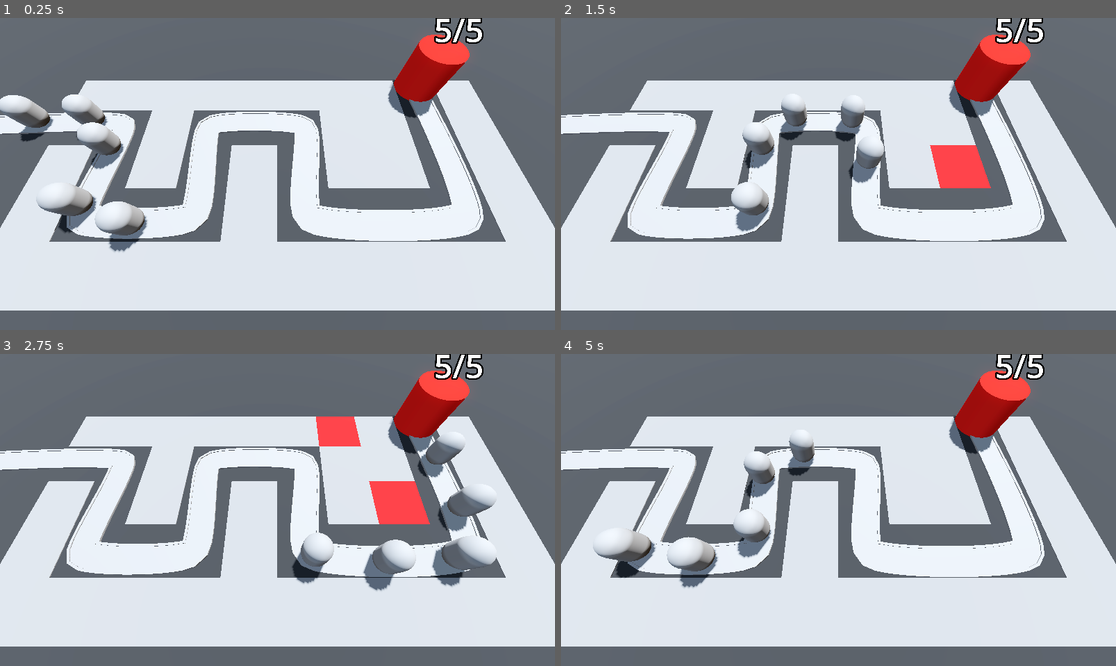
Above: before the commit, frames 1-4 (two rows, left to right).
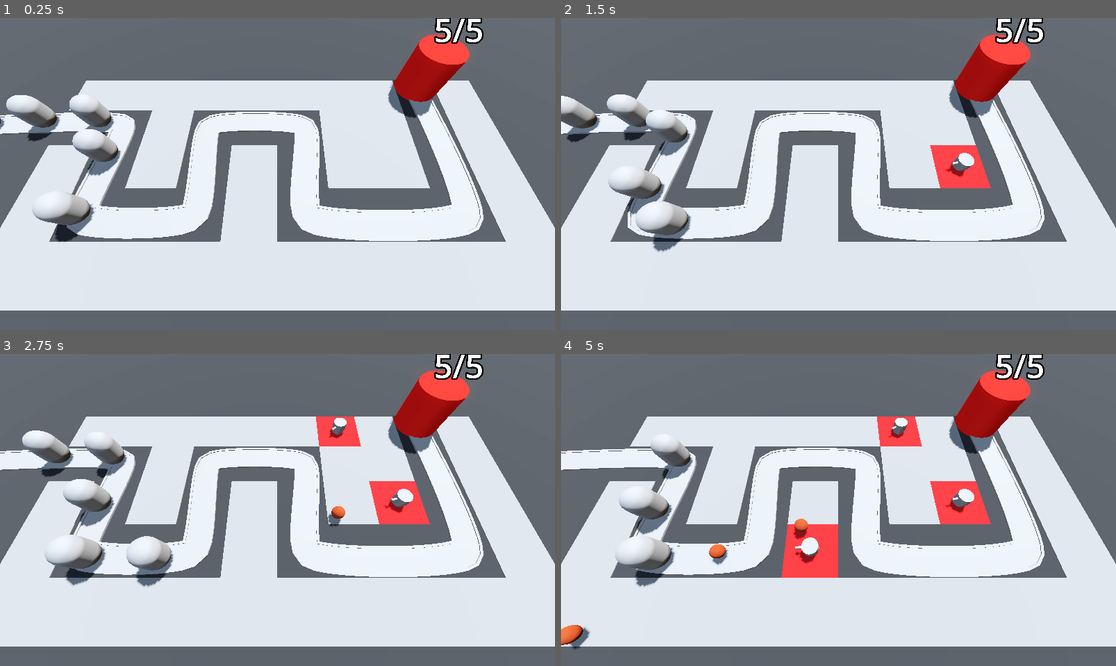
Above: after the commit, the same moments.

Repository: AllanSechrist/BarbarianBlaster
Game: Godot game, scene res://BaseLevel.tscn
Two runs of this game, one before a commit and one after it. Both use one fixed random seed, a clock stepped at 60 frames per second and the inputs below.
Inputs (mouse positions are in pixels of both pictures, inside the frame that each line leads up to):
- Up to frame 1 (0.25 s): no input
- Up to frame 2 (1.5 s): move the mouse to (960, 158) at 0.52 s; press the mouse at (960, 158) at 0.53 s; move the mouse to (727, 189) at 1.27 s; release the mouse at (727, 189) at 1.28 s; click (727, 189) at 1.35 s
- Up to frame 3 (2.75 s): move the mouse to (333, 441) at 2.02 s; press the mouse at (333, 441) at 2.03 s
- Up to frame 4 (5 s): move the mouse to (810, 572) at 2.77 s; release the mouse at (810, 572) at 2.78 s; click (810, 572) at 2.85 s; move the mouse to (1005, 556) at 3.52 s; press the mouse at (1005, 556) at 3.53 s; move the mouse to (672, 463) at 4.27 s; release the mouse at (672, 463) at 4.28 s; click (672, 463) at 4.35 s

The runs differ from the first frame. In frame 1, 3.5% of the frame differs, in the area x 0-27%, y 24-76%; in frame 2, 6.0%; in frame 3, 7.7%; in frame 4, 8.6%, in the area x 0-78%, y 20-95%.

Commit message:
Add turret and ability to shoot enemies

Diff:
--- a/BaseLevel.tscn
+++ b/BaseLevel.tscn
@@ -1,9 +1,11 @@
-[gd_scene load_steps=10 format=3 uid="uid://07b0w8wg0t3d"]
+[gd_scene load_steps=12 format=3 uid="uid://07b0w8wg0t3d"]
 
 [ext_resource type="PackedScene" uid="uid://cgepsgj0dutey" path="res://RayPickerCamera/ray_picker_camera.tscn" id="1_knq2t"]
 [ext_resource type="MeshLibrary" uid="uid://016mydobghxt" path="res://MeshLibraries/SpaceLibrary.tres" id="1_lvb7b"]
 [ext_resource type="PackedScene" uid="uid://cedg4p1ktt00c" path="res://Enemy/enemy.tscn" id="2_5x8ra"]
 [ext_resource type="PackedScene" uid="uid://b6a3tfb71rtov" path="res://Base/base.tscn" id="3_o2j4u"]
+[ext_resource type="Script" uid="uid://bsjogxvyjj8tp" path="res://turret_manager.gd" id="5_ufkdr"]
+[ext_resource type="PackedScene" uid="uid://d01unib15e15u" path="res://Turret/turret.tscn" id="6_epnn3"]
 
 [sub_resource type="ProceduralSkyMaterial" id="ProceduralSkyMaterial_dq0bh"]
 sky_horizon_color = Color(0.66224277, 0.6717428, 0.6867428, 1)
@@ -42,9 +44,10 @@
 size = Vector3(100, 2, 100)
 material = SubResource("StandardMaterial3D_lvb7b")
 
-[node name="RayPickerCamera" parent="." node_paths=PackedStringArray("gridmap") instance=ExtResource("1_knq2t")]
+[node name="RayPickerCamera" parent="." node_paths=PackedStringArray("gridmap", "turret_manager") instance=ExtResource("1_knq2t")]
 transform = Transform3D(1, 0, 0, 0, 0.42261824, 0.9063078, 0, -0.9063078, 0.42261824, 0, 14.5, 9.5)
 gridmap = NodePath("../GridMap")
+turret_manager = NodePath("../TurretManager")
 
 [node name="GridMap" type="GridMap" parent="."]
 mesh_library = ExtResource("1_lvb7b")
@@ -101,27 +104,27 @@
 
 [node name="Enemy" parent="Path3D" instance=ExtResource("2_5x8ra")]
 transform = Transform3D(0.06910514, 0, -0.9976054, 0, 1, 0, 0.9976054, 0, 0.06910514, -26.58006, 0, -2.1425295)
-speed = 20.0
 
 [node name="Enemy2" parent="Path3D" instance=ExtResource("2_5x8ra")]
 transform = Transform3D(0.041612793, 0, -0.99912983, 0, 1, 0, 0.99912983, 0, 0.041612793, -21.58768, 0, -2.4152606)
 progress = 5.0
-speed = 20.0
 
 [node name="Enemy3" parent="Path3D" instance=ExtResource("2_5x8ra")]
-transform = Transform3D(-0.022879338, 0, -0.99973387, 0, 1, 0, 0.99973387, 0, -0.022879338, -16.588974, 0, -2.5045593)
+transform = Transform3D(-0.022879306, 0, -0.99973255, 0, 1, 0, 0.99973255, 0, -0.022879306, -16.588974, 0, -2.5045593)
 progress = 10.0
-speed = 20.0
 
 [node name="Enemy4" parent="Path3D" instance=ExtResource("2_5x8ra")]
-transform = Transform3D(-0.9971782, 0, 0.07501088, 0, 1, 0, -0.07501088, 0, -0.9971782, -14.105697, 0, 0.40238535)
+transform = Transform3D(-0.9971769, 0, 0.075010784, 0, 1, 0, -0.075010784, 0, -0.9971769, -14.105697, 0, 0.40238535)
 progress = 15.0
-speed = 20.0
 
 [node name="Enemy5" parent="Path3D" instance=ExtResource("2_5x8ra")]
 transform = Transform3D(-0.9999339, 0, -0.011123055, 0, 1, 0, 0.011123055, 0, -0.9999339, -14.5048895, 0, 5.3859653)
 progress = 20.0
-speed = 20.0
 
 [node name="Base" parent="." instance=ExtResource("3_o2j4u")]
 transform = Transform3D(1, 0, 0, 0, 1, 0, 0, 0, 1, 14, 0, -7)
+
+[node name="TurretManager" type="Node3D" parent="." node_paths=PackedStringArray("enemy_path")]
+script = ExtResource("5_ufkdr")
+turret = ExtResource("6_epnn3")
+enemy_path = NodePath("../Path3D")
--- a/Enemy/enemy.gd
+++ b/Enemy/enemy.gd
@@ -1,7 +1,18 @@
 extends PathFollow3D
 
 @export var speed: float = 2.5
+@export var max_health := 50
+
+var current_health: int:
+	set(health_in):
+		current_health = health_in
+		if current_health < 1:
+			queue_free()
+
 @onready var base = get_tree().get_first_node_in_group("base")
+
+func _ready() -> void:
+	current_health = max_health
 
 func _process(delta: float) -> void:
 	progress += delta * speed
--- a/Enemy/enemy.tscn
+++ b/Enemy/enemy.tscn
@@ -6,12 +6,21 @@
 radius = 1.0
 height = 3.0
 
+[sub_resource type="CapsuleShape3D" id="CapsuleShape3D_2pb1h"]
+radius = 1.0
+height = 3.0
+
 [node name="Enemy" type="PathFollow3D"]
 transform = Transform3D(0.999996, 0, 0, 0, 1, 0, 0, 0, 0.999996, 0, 0, 0)
 loop = false
 script = ExtResource("1_2pb1h")
-speed = 5.0
 
 [node name="MeshInstance3D" type="MeshInstance3D" parent="."]
 transform = Transform3D(1, 0, 0, 0, 1, 0, 0, 0, 1, 0, 1.5, 0)
 mesh = SubResource("CapsuleMesh_xjnqo")
+
+[node name="EnemyArea3D" type="Area3D" parent="." groups=["enemy_area"]]
+
+[node name="CollisionShape3D" type="CollisionShape3D" parent="EnemyArea3D"]
+transform = Transform3D(1, 0, 0, 0, 1, 0, 0, 0, 1, 0, 1.5, 0)
+shape = SubResource("CapsuleShape3D_2pb1h")
--- a/RayPickerCamera/ray_picker_camera.gd
+++ b/RayPickerCamera/ray_picker_camera.gd
@@ -1,6 +1,7 @@
 extends Camera3D
 
 @export var gridmap: GridMap
+@export var turret_manager: Node3D
 
 @onready var ray_cast_3d: RayCast3D = $RayCast3D
 
@@ -18,5 +19,7 @@
 				var cell = gridmap.local_to_map(collision_point)
 				if gridmap.get_cell_item(cell) == 0:
 					gridmap.set_cell_item(cell, 1)
+					var tile_position = gridmap.map_to_local(cell)
+					turret_manager.build_turret(tile_position)
 	else:
 		Input.set_default_cursor_shape(Input.CURSOR_ARROW)
--- /dev/null
+++ b/Turret/projectile.gd
@@ -0,0 +1,18 @@
+extends Area3D
+
+var direction := Vector3.FORWARD
+
+@export var speed := 30.0
+
+func _physics_process(delta: float) -> void:
+	position += direction * speed * delta
+
+
+func _on_timer_timeout() -> void:
+	queue_free()
+
+
+func _on_area_entered(area: Area3D) -> void:
+	if area.is_in_group("enemy_area"):
+		area.get_parent().current_health -= 25
+		queue_free()
--- /dev/null
+++ b/Turret/projectile.tscn
@@ -0,0 +1,27 @@
+[gd_scene load_steps=5 format=3 uid="uid://dhke6s5rq7xo4"]
+
+[ext_resource type="Script" uid="uid://b22hpox3kn5a" path="res://Turret/projectile.gd" id="1_sxav3"]
+
+[sub_resource type="StandardMaterial3D" id="StandardMaterial3D_tp1dm"]
+albedo_color = Color(0.6165973, 0.21824062, 0.07438748, 1)
+
+[sub_resource type="SphereMesh" id="SphereMesh_sxav3"]
+material = SubResource("StandardMaterial3D_tp1dm")
+
+[sub_resource type="SphereShape3D" id="SphereShape3D_3nq0t"]
+
+[node name="Projectile" type="Area3D"]
+top_level = true
+script = ExtResource("1_sxav3")
+
+[node name="MeshInstance3D" type="MeshInstance3D" parent="."]
+mesh = SubResource("SphereMesh_sxav3")
+
+[node name="CollisionShape3D" type="CollisionShape3D" parent="."]
+shape = SubResource("SphereShape3D_3nq0t")
+
+[node name="Timer" type="Timer" parent="."]
+wait_time = 2.0
+
+[connection signal="area_entered" from="." to="." method="_on_area_entered"]
+[connection signal="timeout" from="Timer" to="." method="_on_timer_timeout"]
--- /dev/null
+++ b/Turret/turret.gd
@@ -0,0 +1,15 @@
+extends Node3D
+
+@export var projectile: PackedScene
+@onready var turret_top: MeshInstance3D = $TurretBase/TurretTop
+var enemy_path: Path3D
+
+func _physics_process(delta: float) -> void:
+	var enemy = enemy_path.get_children().back()
+	look_at(enemy.global_position, Vector3.UP, true)
+
+func _on_timer_timeout() -> void:
+	var shot = projectile.instantiate()
+	add_child(shot)
+	shot.global_position = turret_top.global_position
+	shot.direction = global_transform.basis.z
--- /dev/null
+++ b/Turret/turret.tscn
@@ -0,0 +1,38 @@
+[gd_scene load_steps=6 format=3 uid="uid://d01unib15e15u"]
+
+[ext_resource type="Script" uid="uid://coqbxcwumauv" path="res://Turret/turret.gd" id="1_5kpma"]
+[ext_resource type="PackedScene" uid="uid://dhke6s5rq7xo4" path="res://Turret/projectile.tscn" id="2_djkev"]
+
+[sub_resource type="CylinderMesh" id="CylinderMesh_cb20n"]
+height = 1.0
+
+[sub_resource type="CylinderMesh" id="CylinderMesh_5kpma"]
+top_radius = 0.6
+bottom_radius = 0.6
+height = 0.6
+
+[sub_resource type="CylinderMesh" id="CylinderMesh_djkev"]
+top_radius = 0.1
+bottom_radius = 0.1
+height = 0.5
+
+[node name="Turret" type="Node3D"]
+script = ExtResource("1_5kpma")
+projectile = ExtResource("2_djkev")
+
+[node name="TurretBase" type="MeshInstance3D" parent="."]
+transform = Transform3D(1, 0, 0, 0, 1, 0, 0, 0, 1, 0, 0.5, 0)
+mesh = SubResource("CylinderMesh_cb20n")
+
+[node name="TurretTop" type="MeshInstance3D" parent="TurretBase"]
+transform = Transform3D(1, 0, 0, 0, 1, 0, 0, 0, 1, 0, 0.3, 0)
+mesh = SubResource("CylinderMesh_5kpma")
+
+[node name="Barrel" type="MeshInstance3D" parent="TurretBase/TurretTop"]
+transform = Transform3D(1, 0, 0, 0, -4.371139e-08, -1, 0, 1, -4.371139e-08, 0, 0, 0.8)
+mesh = SubResource("CylinderMesh_djkev")
+
+[node name="Timer" type="Timer" parent="."]
+autostart = true
+
+[connection signal="timeout" from="Timer" to="." method="_on_timer_timeout"]
--- /dev/null
+++ b/turret_manager.gd
@@ -0,0 +1,10 @@
+extends Node3D
+
+@export var turret: PackedScene
+@export var enemy_path: Path3D
+
+func build_turret(turret_position: Vector3) -> void:
+	var new_turret = turret.instantiate()
+	add_child(new_turret)
+	new_turret.global_position = turret_position
+	new_turret.enemy_path = enemy_path
Not shown: 1 places in Enemy/enemy.tscn that only renumber resources
Not shown, added: Turret/projectile.gd.uid
Not shown, added: Turret/turret.gd.uid
Not shown, added: turret_manager.gd.uid
Not shown, added: Turret/turret.tscn592681425.tmp
